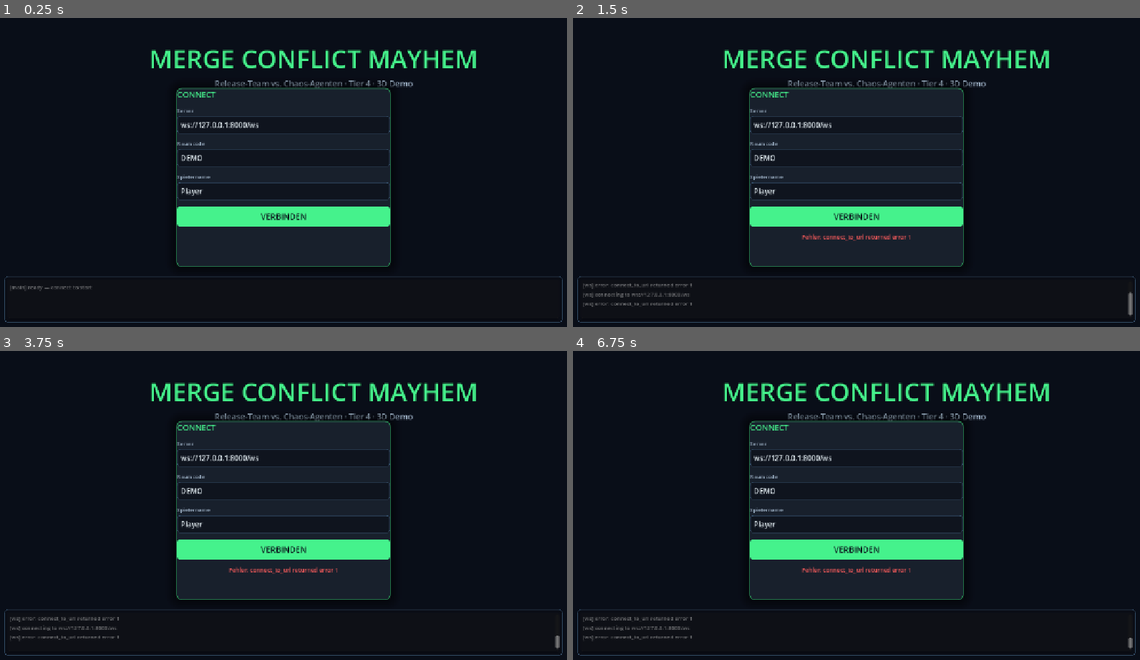
Above: before the commit, frames 1-4 (two rows, left to right).
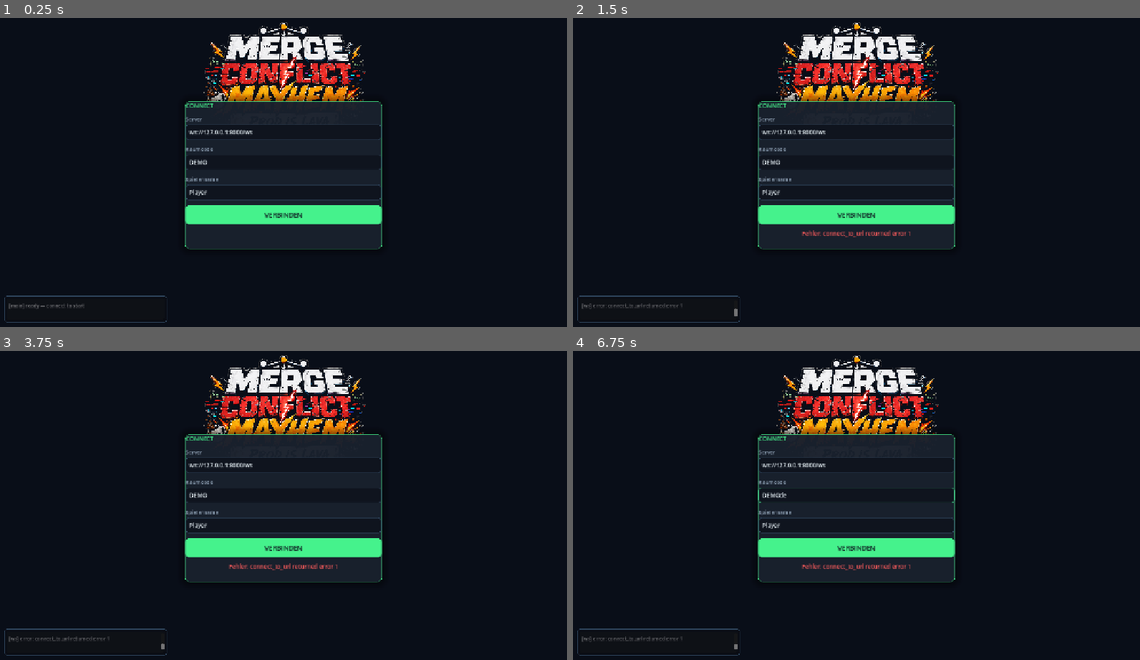
Above: after the commit, the same moments.

Repository: rausch-tech/merge-commit-mayhem
Game: Godot game, scene res://scenes/main.tscn
Same seed, same stepped clock (60 frames per second), same inputs: the game is played once before the commit and once after it.
Inputs (mouse positions are in pixels of both pictures, inside the frame that each line leads up to):
- Up to frame 1 (0.25 s): no input
- Up to frame 2 (1.5 s): click "VERBINDEN" at 0.5 s; tap Enter at 1.25 s; move the mouse to (981, 153) at 1.27 s; hold D from 1.28 s (still down); tap E at 1.35 s; click (981, 153) at 1.42 s
- Up to frame 3 (3.75 s): tap Space at 2, 3.5 s; move the mouse to (170, 517) at 2.02 s; release D at 2.03 s; hold S 2.03-2.78 s; tap E at 2.1, 2.85, 3.6 s; click (170, 517) at 2.17 s; tap Enter at 2.75 s; move the mouse to (340, 431) at 2.77 s; hold D 2.78-3.53 s; click (340, 431) at 2.92 s; move the mouse to (255, 567) at 3.52 s; hold W from 3.53 s (still down); click (255, 567) at 3.67 s
- Up to frame 4 (6.75 s): tap Enter at 4.25 s; move the mouse to (1026, 548) at 4.27 s; release W at 4.28 s; hold A 4.28-5.78 s; tap E every 0.75 s from 4.35 to 6.6 s; click (1026, 548) at 4.42 s; tap Space at 5 s; move the mouse to (686, 452) at 5.02 s; click (686, 452) at 5.17 s; move the mouse to (884, 502) at 5.77 s; hold S 5.78-6.53 s; click (884, 502) at 5.92 s; move the mouse to (771, 422) at 6.52 s; hold D from 6.53 s (still down); click (771, 422) at 6.67 s

The runs differ from the first frame. In frame 1, 9.8% of the frame differs, in the area x 0-100%, y 1-99%; in frame 2, 10%; in frame 3, 10%; in frame 4, 10%.

Commit message:
fix(godot-3d): Lobby-UI — Logo + filigraner + Log-Click-Bug
Sven hat per Screenshot drei Issues gemeldet:

**1. Bug: Log-Panel ueberlagert Connect-Buttons.** Das volle 104 px hohe
Log-Panel am unteren Rand sass auf y=600..704 und verdeckte die unteren
20 px der Lobby-Card (y=120..620). Tab-Navigation funktionierte, Maus-
Klicks landeten aber im Log statt auf den Buttons. Root-Cause: Panel
hatte zwar mouse_filter=IGNORE, aber das innere TextEdit war
mouse_filter=PASS und hat Events trotzdem konsumiert.

Fix:
- Log auf 60 px Hoehe geschrumpft + nur linkes Drittel breit (offset
  16..380).
- TextEdit auch auf MOUSE_FILTER_IGNORE — Events fallen jetzt sauber
  durch das ganze Log durch zur darunterliegenden Card.
- Style: 70 % Alpha statt 85 %, dezentere Border (0.6 Alpha).

**2. Logo statt Riesentitel.** Statt 56 px Text "MERGE CONFLICT MAYHEM"
+ 18 px Subtitle steht jetzt das echte Logo (`images/logo.png` aus dem
Repo, kopiert nach `godot-3d/assets/branding/logo.png`) zentriert oben
am Bildschirm. 1536x1024 Asset, EXPAND_FIT_HEIGHT_PROPORTIONAL +
KEEP_ASPECT_CENTERED, ~420 px breit bei 200 px Hoehe. „PROD IS LAVA"
ist im Logo schon eingearbeitet.

**3. Filigraner.**
- Card-Border 2 px -> 1 px, corner_radius 12 -> 10, shadow 24 -> 18
- Section-Label "CONNECT"/"LOBBY" 18 px -> 13 px
- Lobby-Room-Label 22 px -> 18 px
- LineEdit 16 px -> 13 px
- Primary-Button 18 px / 44 px hoch -> 15 px / 38 px
- Secondary-Button 14 px / 44 px -> 13 px / 32 px
- Connect-Card 480x400 -> 440x330, separation 14 -> 12, padding 32 -> 24
- Lobby-Card 600x500 -> 460x440, separation 14 -> 10, padding 28 -> 22
- Player-Scroll 140 -> 100 (passt in die schmalere Card)

Effekt: mehr Whitespace zum Bildschirmrand (vorher 60 px Top, jetzt
~140 px Top), die UI haengt nicht mehr fast bis zur Logleiste, und das
Logo ist die visuelle Hierarchie statt einer dicken Schrift.

godot-check.sh: 22/22 OK.

Co-Authored-By: Claude Opus 4.7 (1M context) <noreply@anthropic.com>

Diff:
--- a/godot-3d/scripts/main.gd
+++ b/godot-3d/scripts/main.gd
@@ -15,6 +15,10 @@
 # UI click feedback — tiny, satisfying tap on each button press.
 const UI_CLICK_STREAM: AudioStream = preload("res://assets/audio/ui/click.ogg")
 const UI_CLICK_VOLUME_DB: float = -16.0
+
+# Branding-Logo (Tier 4.x Lobby-Polish). Wird oben im Connect-/Lobby-Screen
+# als TextureRect gezeigt; ersetzt das frueher fett-grosse Text-Title.
+const LOGO_TEXTURE: Texture2D = preload("res://assets/branding/logo.png")
 
 # UI colors (cyber/dev-themed, dark + green-cyan accent)
 const COLOR_BG_TOP: Color = Color(0.05, 0.07, 0.12)
@@ -116,51 +120,41 @@
 	bg_overlay.mouse_filter = Control.MOUSE_FILTER_IGNORE
 	add_child(bg_overlay)
 
-	# Title block (top-center) — click-through so it never sits on a button.
-	var title_container := VBoxContainer.new()
-	title_container.alignment = BoxContainer.ALIGNMENT_CENTER
-	title_container.anchor_left = 0.5
-	title_container.anchor_right = 0.5
-	title_container.anchor_top = 0.0
-	title_container.offset_left = -300
-	title_container.offset_right = 300
-	title_container.offset_top = 60
-	title_container.offset_bottom = 200
-	title_container.mouse_filter = Control.MOUSE_FILTER_IGNORE
-	add_child(title_container)
-
-	var title := Label.new()
-	title.text = "MERGE CONFLICT MAYHEM"
-	title.horizontal_alignment = HORIZONTAL_ALIGNMENT_CENTER
-	title.add_theme_color_override("font_color", COLOR_ACCENT)
-	title.add_theme_font_size_override("font_size", 56)
-	title.add_theme_constant_override("outline_size", 4)
-	title.add_theme_color_override("font_outline_color", Color(0, 0, 0, 0.8))
-	title_container.add_child(title)
-
-	var subtitle := Label.new()
-	subtitle.text = "Release-Team vs. Chaos-Agenten · Tier 4 · 3D Demo"
-	subtitle.horizontal_alignment = HORIZONTAL_ALIGNMENT_CENTER
-	subtitle.add_theme_color_override("font_color", COLOR_TEXT_DIM)
-	subtitle.add_theme_font_size_override("font_size", 18)
-	title_container.add_child(subtitle)
-
-	# Connect card (centered)
+	# Title block (top-center) — Logo-TextureRect, click-through.
+	# Logo ist 1536x1024 (~3:2). Bei 240 px Hoehe wird's ~360 px breit;
+	# expand_mode=KEEP_ASPECT_CENTERED haelt die Proportionen, expand=true
+	# erlaubt das skalieren auf den Container-Rect.
+	var logo := TextureRect.new()
+	logo.texture = LOGO_TEXTURE
+	logo.expand_mode = TextureRect.EXPAND_FIT_HEIGHT_PROPORTIONAL
+	logo.stretch_mode = TextureRect.STRETCH_KEEP_ASPECT_CENTERED
+	logo.anchor_left = 0.5
+	logo.anchor_right = 0.5
+	logo.anchor_top = 0.0
+	logo.anchor_bottom = 0.0
+	logo.offset_left = -210
+	logo.offset_right = 210
+	logo.offset_top = 24
+	logo.offset_bottom = 224
+	logo.mouse_filter = Control.MOUSE_FILTER_IGNORE
+	add_child(logo)
+
+	# Connect card (centered) — etwas filigraner als vorher.
 	_connect_card = _make_card()
 	_connect_card.anchor_left = 0.5
 	_connect_card.anchor_top = 0.5
 	_connect_card.anchor_right = 0.5
 	_connect_card.anchor_bottom = 0.5
-	_connect_card.offset_left = -240
-	_connect_card.offset_top = -180
-	_connect_card.offset_right = 240
-	_connect_card.offset_bottom = 220
+	_connect_card.offset_left = -220
+	_connect_card.offset_top = -150
+	_connect_card.offset_right = 220
+	_connect_card.offset_bottom = 180
 	add_child(_connect_card)
 
 	var connect_vbox := VBoxContainer.new()
-	connect_vbox.add_theme_constant_override("separation", 14)
+	connect_vbox.add_theme_constant_override("separation", 12)
 	_connect_card.add_child(connect_vbox)
-	_pad_container(connect_vbox, 32)
+	_pad_container(connect_vbox, 24)
 
 	connect_vbox.add_child(_make_section_label("CONNECT"))
 
@@ -189,30 +183,31 @@
 	_connect_status = _make_status_label("")
 	connect_vbox.add_child(_connect_status)
 
-	# Lobby card (centered, bigger; hidden initially)
+	# Lobby card (centered, slim — 460x440 statt 600x500; mehr Whitespace
+	# am Bildschirm-Rand und keine Ueberlappung mit dem Log unten).
 	_lobby_card = _make_card()
 	_lobby_card.anchor_left = 0.5
 	_lobby_card.anchor_top = 0.5
 	_lobby_card.anchor_right = 0.5
 	_lobby_card.anchor_bottom = 0.5
-	_lobby_card.offset_left = -300
-	_lobby_card.offset_top = -240
-	_lobby_card.offset_right = 300
-	_lobby_card.offset_bottom = 260
+	_lobby_card.offset_left = -230
+	_lobby_card.offset_top = -210
+	_lobby_card.offset_right = 230
+	_lobby_card.offset_bottom = 230
 	_lobby_card.visible = false
 	add_child(_lobby_card)
 
 	var lobby_vbox := VBoxContainer.new()
-	lobby_vbox.add_theme_constant_override("separation", 14)
+	lobby_vbox.add_theme_constant_override("separation", 10)
 	_lobby_card.add_child(lobby_vbox)
-	_pad_container(lobby_vbox, 28)
+	_pad_container(lobby_vbox, 22)
 
 	lobby_vbox.add_child(_make_section_label("LOBBY"))
 
 	_lobby_room_label = Label.new()
 	_lobby_room_label.text = "Raum: ?"
 	_lobby_room_label.add_theme_color_override("font_color", COLOR_TEXT)
-	_lobby_room_label.add_theme_font_size_override("font_size", 22)
+	_lobby_room_label.add_theme_font_size_override("font_size", 18)
 	lobby_vbox.add_child(_lobby_room_label)
 
 	# Map-Auswahl (Host-only, populiert sich aus lobby_state.availableMaps).
@@ -237,7 +232,7 @@
 	lobby_vbox.add_child(players_label)
 
 	var player_scroll := ScrollContainer.new()
-	player_scroll.custom_minimum_size = Vector2(0, 140)
+	player_scroll.custom_minimum_size = Vector2(0, 100)
 	player_scroll.horizontal_scroll_mode = ScrollContainer.SCROLL_MODE_DISABLED
 	lobby_vbox.add_child(player_scroll)
 
@@ -293,23 +288,26 @@
 	_lobby_status = _make_status_label("")
 	lobby_vbox.add_child(_lobby_status)
 
-	# Log area (bottom)
+	# Log area — schmale Statuszeile am unteren linken Rand. Vorher
+	# blockierte das volle Log die Connect-Buttons (Mouse-Events fielen ins
+	# TextEdit statt durchzudringen). Jetzt: schmal (60 px), nur ueber
+	# linken Drittel, alle Mouse-Events pass-through bis zur Card hindurch.
 	var log_panel := PanelContainer.new()
 	log_panel.anchor_left = 0.0
-	log_panel.anchor_right = 1.0
+	log_panel.anchor_right = 0.0
 	log_panel.anchor_top = 1.0
 	log_panel.anchor_bottom = 1.0
 	log_panel.offset_left = 16
-	log_panel.offset_right = -16
-	log_panel.offset_top = -120
+	log_panel.offset_right = 380
+	log_panel.offset_top = -76
 	log_panel.offset_bottom = -16
 	log_panel.mouse_filter = Control.MOUSE_FILTER_IGNORE
 	var log_style := StyleBoxFlat.new()
-	log_style.bg_color = Color(0.04, 0.05, 0.08, 0.85)
-	log_style.set_corner_radius_all(8)
+	log_style.bg_color = Color(0.04, 0.05, 0.08, 0.7)
+	log_style.set_corner_radius_all(6)
 	log_style.set_border_width_all(1)
-	log_style.border_color = COLOR_INPUT_BORDER
-	log_style.set_content_margin_all(8)
+	log_style.border_color = Color(0.20, 0.30, 0.40, 0.6)
+	log_style.set_content_margin_all(6)
 	log_panel.add_theme_stylebox_override("panel", log_style)
 	add_child(log_panel)
 
@@ -318,19 +316,21 @@
 	_log_area.scroll_smooth = true
 	_log_area.add_theme_color_override("font_color", COLOR_ACCENT)
 	_log_area.add_theme_color_override("background_color", Color(0, 0, 0, 0))
-	_log_area.add_theme_font_size_override("font_size", 12)
-	_log_area.mouse_filter = Control.MOUSE_FILTER_PASS
+	_log_area.add_theme_font_size_override("font_size", 11)
+	# Wichtig: IGNORE statt PASS — sonst frisst der TextEdit auch durch das
+	# IGNORE-Panel hindurch Mouse-Events und blockiert die Connect-Card.
+	_log_area.mouse_filter = Control.MOUSE_FILTER_IGNORE
 	log_panel.add_child(_log_area)
 
 func _make_card() -> PanelContainer:
 	var card := PanelContainer.new()
 	var style := StyleBoxFlat.new()
 	style.bg_color = COLOR_PANEL_BG
-	style.set_corner_radius_all(12)
-	style.set_border_width_all(2)
+	style.set_corner_radius_all(10)
+	style.set_border_width_all(1)
 	style.border_color = COLOR_ACCENT_DIM
-	style.shadow_size = 24
-	style.shadow_color = Color(0, 0, 0, 0.5)
+	style.shadow_size = 18
+	style.shadow_color = Color(0, 0, 0, 0.45)
 	card.add_theme_stylebox_override("panel", style)
 	return card
 
@@ -350,7 +350,7 @@
 	var label := Label.new()
 	label.text = text
 	label.add_theme_color_override("font_color", COLOR_ACCENT)
-	label.add_theme_font_size_override("font_size", 18)
+	label.add_theme_font_size_override("font_size", 13)
 	return label
 
 func _make_field_row(label_text: String, edit: LineEdit) -> VBoxContainer:
@@ -381,7 +381,7 @@
 	edit.text = default_text
 	edit.placeholder_text = default_text
 	edit.add_theme_color_override("font_color", COLOR_TEXT)
-	edit.add_theme_font_size_override("font_size", 16)
+	edit.add_theme_font_size_override("font_size", 13)
 	var style := StyleBoxFlat.new()
 	style.bg_color = COLOR_INPUT_BG
 	style.set_corner_radius_all(6)
@@ -399,8 +399,8 @@
 	btn.text = text
 	btn.add_theme_color_override("font_color", Color(0.04, 0.06, 0.10))
 	btn.add_theme_color_override("font_hover_color", Color(0.04, 0.06, 0.10))
-	btn.add_theme_font_size_override("font_size", 18)
-	btn.custom_minimum_size = Vector2(0, 44)
+	btn.add_theme_font_size_override("font_size", 15)
+	btn.custom_minimum_size = Vector2(0, 38)
 	for state in ["normal", "hover", "pressed"]:
 		var style := StyleBoxFlat.new()
 		style.bg_color = COLOR_ACCENT if state == "normal" else COLOR_ACCENT.lightened(0.1)
@@ -415,8 +415,8 @@
 	var btn := Button.new()
 	btn.text = text
 	btn.add_theme_color_override("font_color", COLOR_TEXT_DIM)
-	btn.add_theme_font_size_override("font_size", 14)
-	btn.custom_minimum_size = Vector2(0, 44)
+	btn.add_theme_font_size_override("font_size", 13)
+	btn.custom_minimum_size = Vector2(0, 32)
 	for state in ["normal", "hover", "pressed"]:
 		var style := StyleBoxFlat.new()
 		style.bg_color = COLOR_INPUT_BG if state == "normal" else COLOR_INPUT_BG.lightened(0.05)
Binary file added: godot-3d/assets/branding/logo.png
